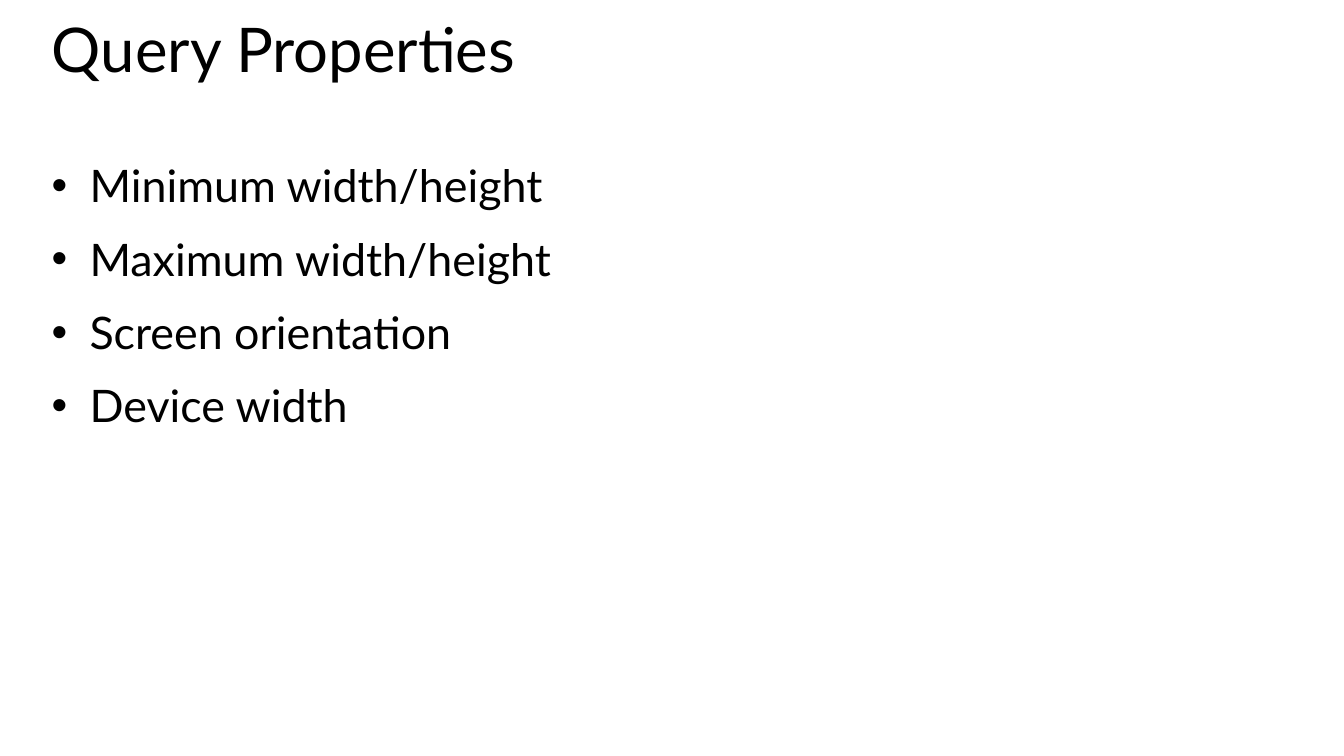
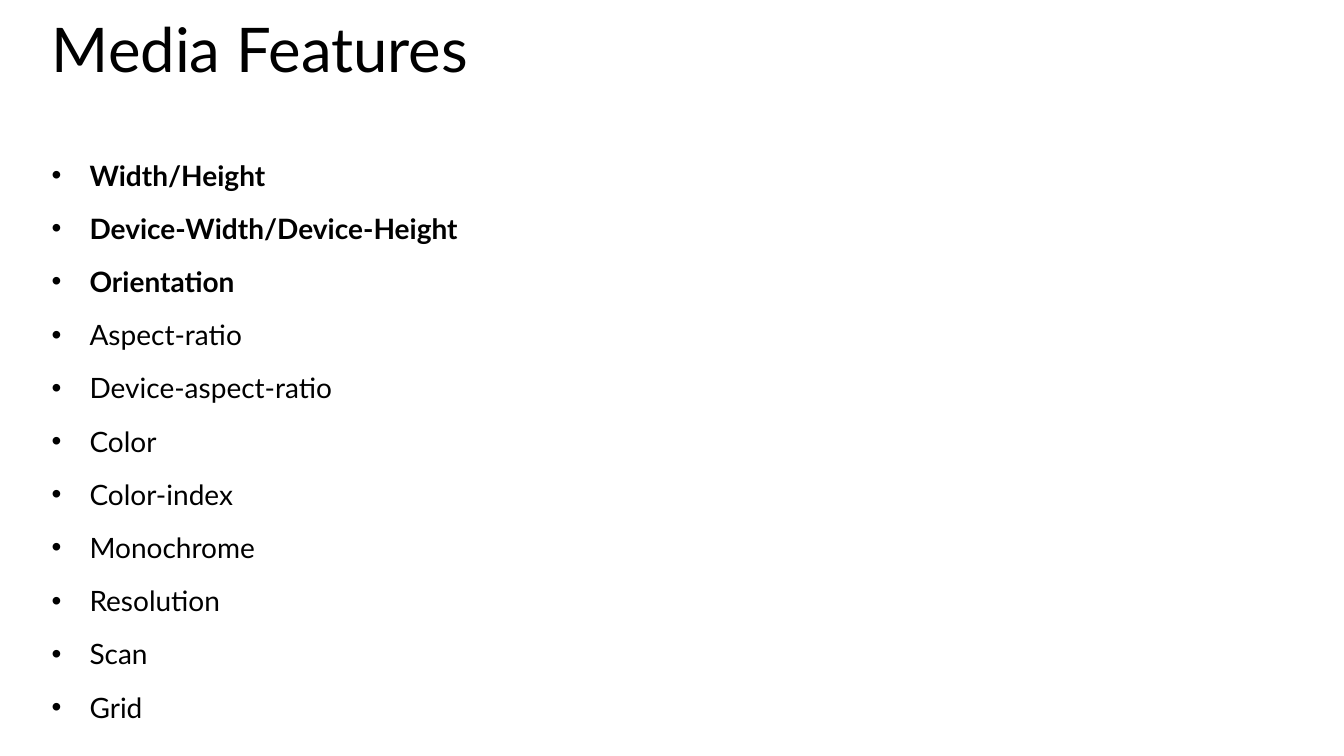
Before and after one commit to CharaD7/CSS-Style, a slide deck: slide 7 of Slides/Module 4.pptx (slide 5 before the commit). Drawn at 1344x756 pixels with LibreOffice and Linux fonts; fonts in the diff are those of the drawing. Boxes give left, top, right and bottom in pixels: in the first picture for what was removed or moved away, otherwise in the second. Text is boxed around its words. In the diff, an @@ line names an element or a change of style, - is before the commit and + after.

```diff
--- a/Slides/Module 4.pptx
+++ b/Slides/Module 4.pptx
@@ title at <box>52,26,468,73</box>: text changed @@
-Query Properties
+Media Features
@@ text "Width/Height" at <box>90,165,458,719</box>: columns 1 to 2 @@
@@ text at <box>90,165,458,719</box>: text changed; size 32 to 20 pt @@
-• Minimum width/height
-• Maximum width/height
-• Screen orientation
-• Device width
+• Width/Height
+• Device-Width/Device-Height
+• Orientation
+• Aspect-ratio
+• Device-aspect-ratio
+• Color
+• Color-index
+• Monochrome
+• Resolution
+• Scan
+• Grid
```
Also in this commit, not shown: 3 other slides changed, 4 slides added, 5 other files.
